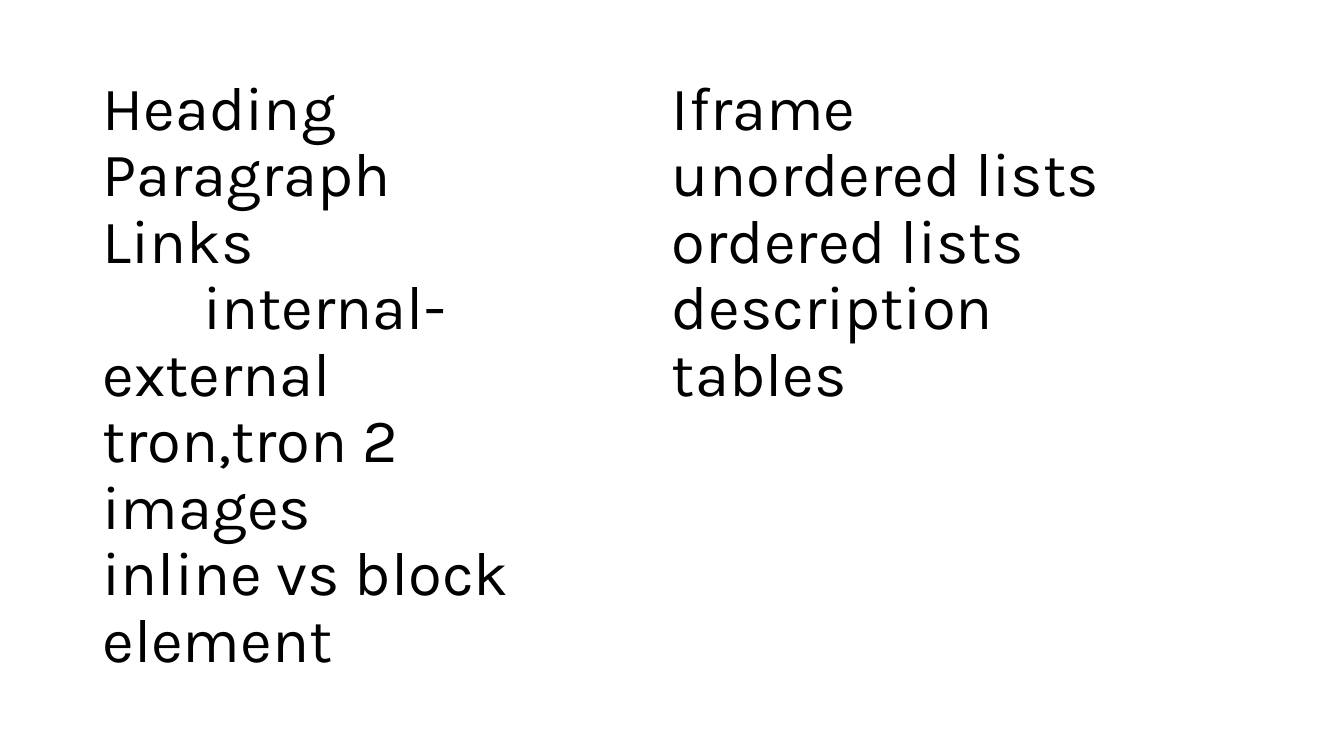
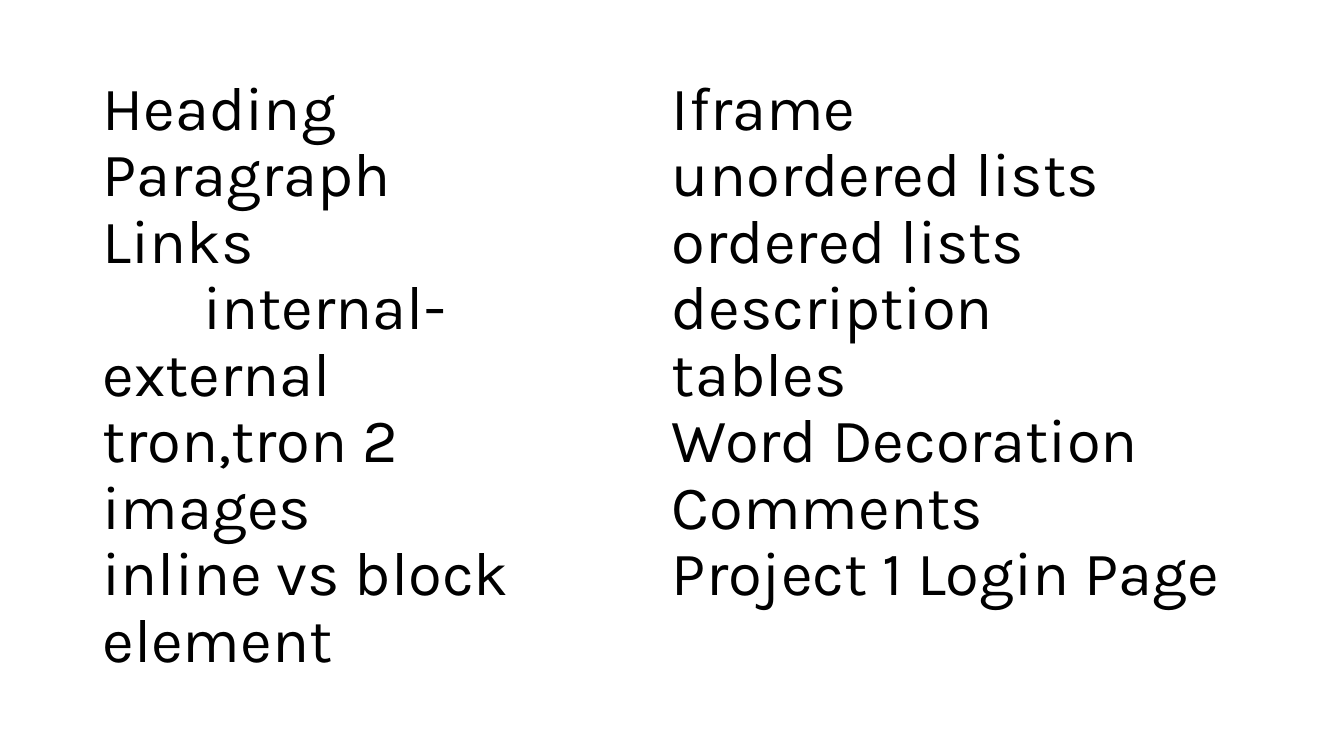
Before and after one commit to PiyushChaturvedii/batch07, a slide deck: slide 12 of day03.pptx. Drawn at 1344x756 pixels with LibreOffice and Linux fonts; fonts in the diff are those of the drawing. Boxes give left, top, right and bottom in pixels: in the first picture for what was removed or moved away, otherwise in the second. Text is boxed around its words. In the diff, an @@ line names an element or a change of style, - is before the commit and + after.

Commit message:
wordDecoration

```diff
--- a/day03.pptx
+++ b/day03.pptx
@@ title at [102, 87, 1218, 663]: text changed @@
-Heading
-Paragraph
-Links
-internal-external
-tron,tron 2
-images
-inline vs block element
-Iframe
-unordered lists
-ordered lists
-description
-tables
+Heading
+Paragraph
+Links
+internal-external
+tron,tron 2
+images
+inline vs block element
+Iframe
+unordered lists
+ordered lists
+description
+tables
+Word Decoration
+Comments
+Project 1 Login Page
```
Also in this commit, not shown: 5 other files.
